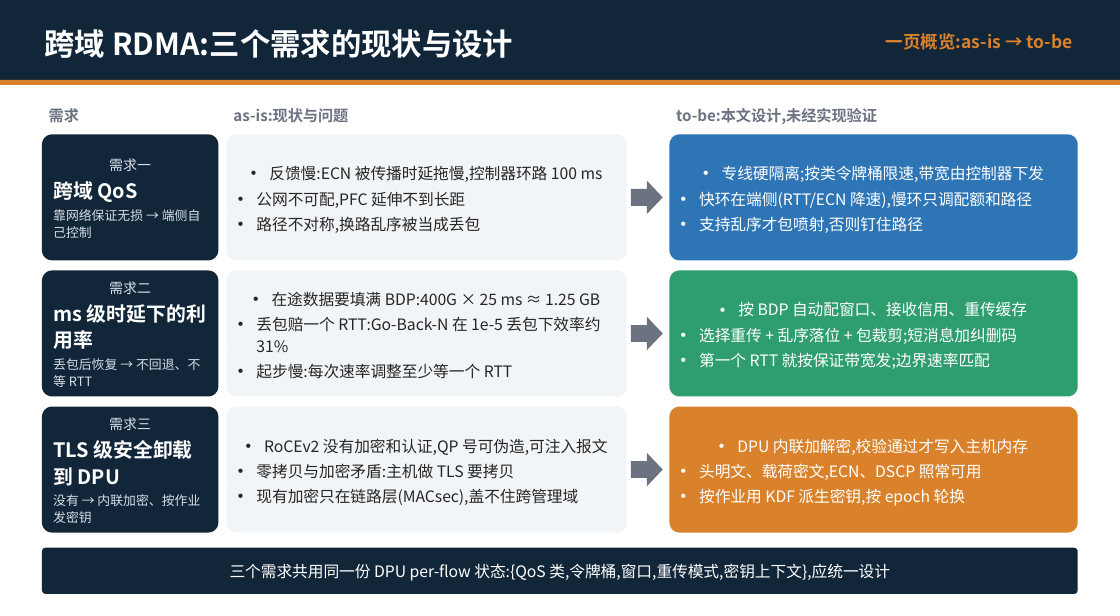
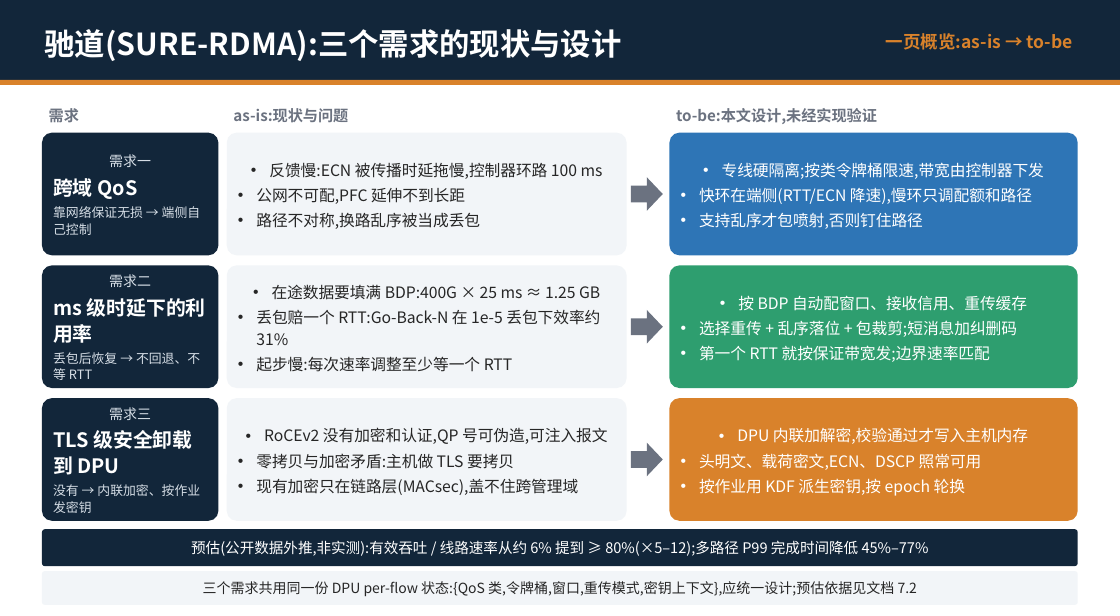
Before and after one commit to dongsanche/Third-party-ETH, a slide deck: slide 1 of cross-domain-one-page.pptx. Drawn at 1120x616 pixels with LibreOffice and Linux fonts; fonts in the diff are those of the drawing. Boxes give left, top, right and bottom in pixels: in the first picture for what was removed or moved away, otherwise in the second. Text is boxed around its words. In the diff, an @@ line names an element or a change of style, - is before the commit and + after.

Commit message:
Add working name (Chidao / SURE-RDMA) and performance estimates; add Azure RTT stats, Bifrost evidence, estimate and sources slides

```diff
--- a/cross-domain-one-page.pptx
+++ b/cross-domain-one-page.pptx
@@ text at <box>44,29,621,61</box>: text changed @@
-跨域 RDMA:三个需求的现状与设计
+驰道(SURE-RDMA):三个需求的现状与设计
@@ rounded rectangle "需求一": place and size @@
-rounded rectangle "需求一" at <box>42,134,218,260</box>
+rounded rectangle "需求一" at <box>42,133,218,255</box>
@@ rounded rectangle "反馈慢:ECN 被传播时延拖慢,控制器环路 100 ms": place and size @@
-rounded rectangle "反馈慢:ECN 被传播时延拖慢,控制器环路 100 ms" at <box>227,134,627,260</box>
+rounded rectangle "反馈慢:ECN 被传播时延拖慢,控制器环路 100 ms" at <box>227,133,627,255</box>
@@ rounded rectangle "专线硬隔离;按类令牌桶限速,带宽由控制器下发": place and size @@
-rounded rectangle "专线硬隔离;按类令牌桶限速,带宽由控制器下发" at <box>670,134,1078,260</box>
+rounded rectangle "专线硬隔离;按类令牌桶限速,带宽由控制器下发" at <box>670,133,1078,255</box>
@@ right arrow: place and size @@
-right arrow at <box>631,181,663,214</box>
+right arrow at <box>631,177,663,211</box>
@@ rounded rectangle "需求二": place and size @@
-rounded rectangle "需求二" at <box>42,271,218,397</box>
+rounded rectangle "需求二" at <box>42,266,218,388</box>
@@ rounded rectangle "在途数据要填满 BDP:400G × 25 ms ...": place and size @@
-rounded rectangle "在途数据要填满 BDP:400G × 25 ms ..." at <box>227,271,627,397</box>
+rounded rectangle "在途数据要填满 BDP:400G × 25 ms ..." at <box>227,266,627,388</box>
@@ rounded rectangle "按 BDP 自动配窗口、接收信用、重传缓存": place and size @@
-rounded rectangle "按 BDP 自动配窗口、接收信用、重传缓存" at <box>670,271,1078,397</box>
+rounded rectangle "按 BDP 自动配窗口、接收信用、重传缓存" at <box>670,266,1078,388</box>
@@ right arrow: place and size @@
-right arrow at <box>631,317,663,350</box>
+right arrow at <box>631,310,663,344</box>
@@ 3 rounded rectangles, 1 right arrow: place and size @@
-3 rounded rectangles, 1 right arrow at <box>42,407,1078,533</box>
+3 rounded rectangles, 1 right arrow at <box>42,398,1078,521</box>
@@ rounded rectangle added at <box>42,529,1078,566</box>, fill #12263A, 12.5 pt, text #FFFFFF @@
+预估(公开数据外推,非实测):有效吞吐 / 线路速率从约 6% 提到 ≥ 80%(×5–12);多路径 P99 完成时间降低 45%–77%
@@ rounded rectangle "三个需求共用同一份 DPU per-flow 状态:{QoS 类,令牌桶,窗口,重传模式,密钥上下文},应统一设计;预估 ...": place and size @@
-rounded rectangle "三个需求共用同一份 DPU per-flow 状态:{QoS 类,令牌桶,窗口,重传模式,密钥上下文},应统一设计;预估 ..." at <box>42,548,1078,594</box>
+rounded rectangle "三个需求共用同一份 DPU per-flow 状态:{QoS 类,令牌桶,窗口,重传模式,密钥上下文},应统一设计;预估 ..." at <box>42,571,1078,605</box>
@@ rounded rectangle "三个需求共用同一份 DPU per-flow 状态:{QoS 类,令牌桶,窗口,重传模式,密钥上下文},应统一设计;预估 ..." at <box>42,571,1078,605</box>: fill #12263A to #F2F5F8 @@
@@ text in rounded rectangle at <box>203,581,917,597</box>: text changed; size 13.5 to 12 pt; text colour #FFFFFF to #262626 @@
-三个需求共用同一份 DPU per-flow 状态:{QoS 类,令牌桶,窗口,重传模式,密钥上下文},应统一设计
+三个需求共用同一份 DPU per-flow 状态:{QoS 类,令牌桶,窗口,重传模式,密钥上下文},应统一设计;预估依据见文档 7.2
```
Also in this commit, not shown: 2 other files.
